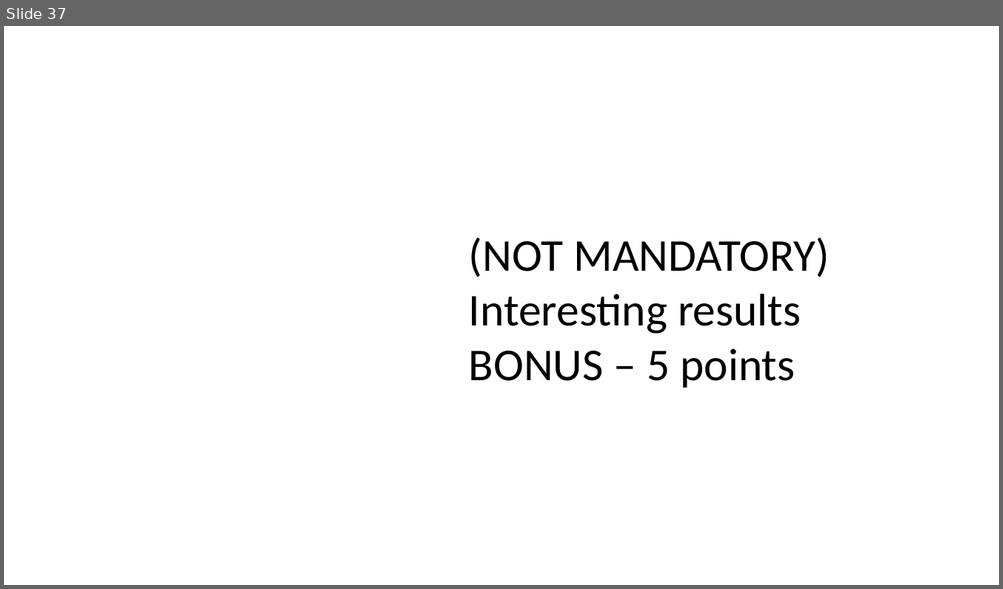
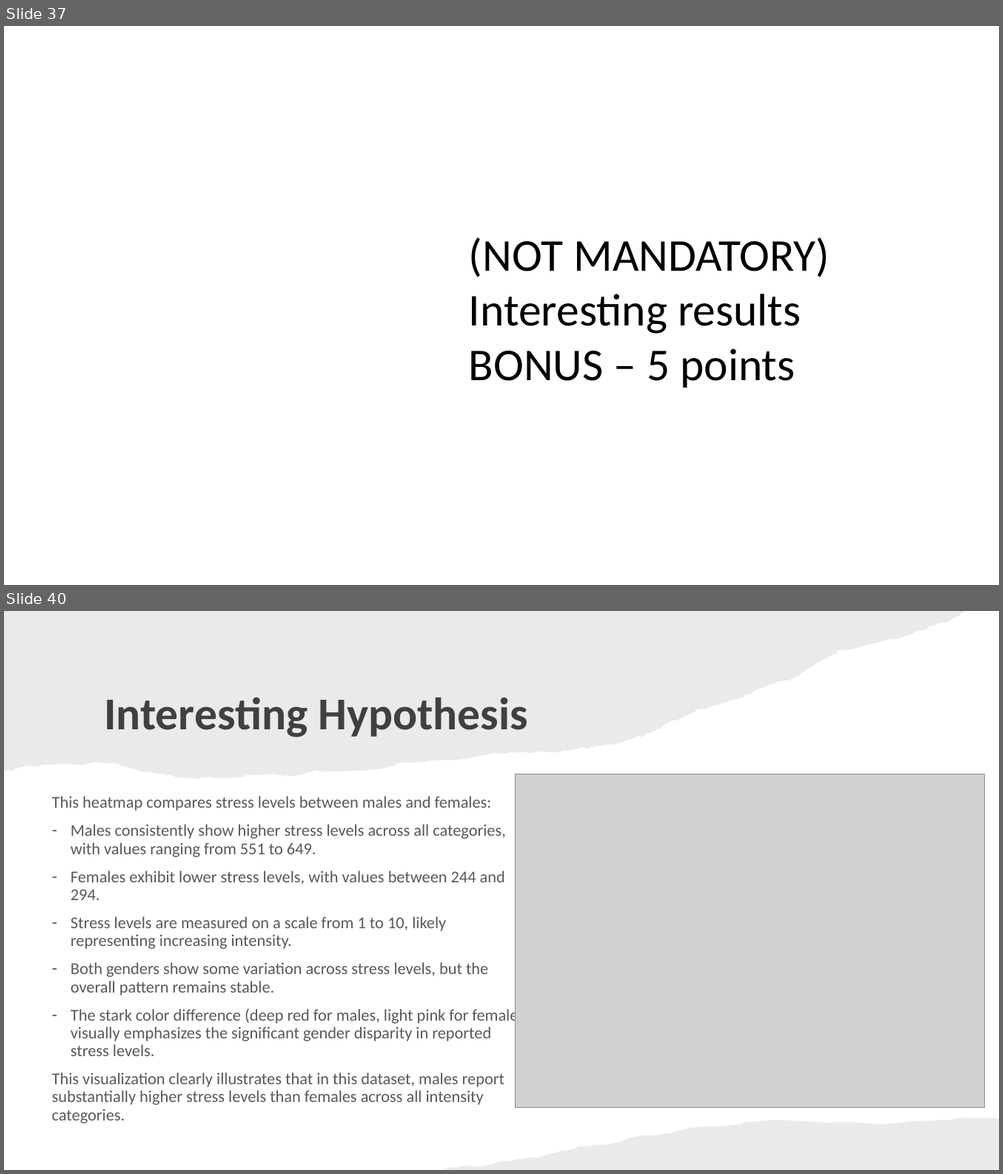
Before and after one commit to charlesyifanli/python_and_data, a slide deck: mini_project/SCSE 24 Mini-project presentation (Group No. ##).pptx. Shown one above the other, each under a label of ours: slide 37 before the commit, slides 37 and 40 after it; the slides between them are not shown. The pictures are 1003x589 and 1003x1174 pixels, drawn with LibreOffice and Linux fonts; fonts in the diff are those of the drawing; grey boxes stand for pictures; background and template pictures are left out. Boxes give left, top, right and bottom in pixels: in the first picture for what was removed or moved away, otherwise in the second. Text is boxed around its words. In the diff, an @@ line names an element or a change of style, - is before the commit and + after.

```diff
--- a/mini_project/SCSE 24 Mini-project presentation (Group No. ##).pptx
+++ b/mini_project/SCSE 24 Mini-project presentation (Group No. ##).pptx
@@ slide 40 added at [4,611,999,1170], background #FFFFFF @@
@@ freeform shape added at [4,611,965,779], fill #82766A at 15% opacity @@
@@ title added at [104,697,527,738], 44 pt, text #404040, bold @@
+Interesting Hypothesis
@@ picture added at [515,775,984,1108] @@
@@ text added at [52,796,529,1124], 16 pt, text #595959 @@
+This heatmap compares stress levels between males and females:
+– Males consistently show higher stress levels across all categories, with values ranging from 551 to 649.
+– Females exhibit lower stress levels, with values between 244 and 294.
+– Stress levels are measured on a scale from 1 to 10, likely representing increasing intensity.
+– Both genders show some variation across stress levels, but the overall pattern remains stable.
+– The stark color difference (deep red for males, light pink for females) visually emphasizes the significant gender disparity in reported stress levels.
+This visualization clearly illustrates that in this dataset, males report substantially higher stress levels than females across all intensity categories.
@@ freeform shape added at [444,1118,999,1170], fill #82766A at 15% opacity @@
```
Also in this commit, not shown: 1 slide changed, 3 other slides added, 3 slides removed, 1 other file.
